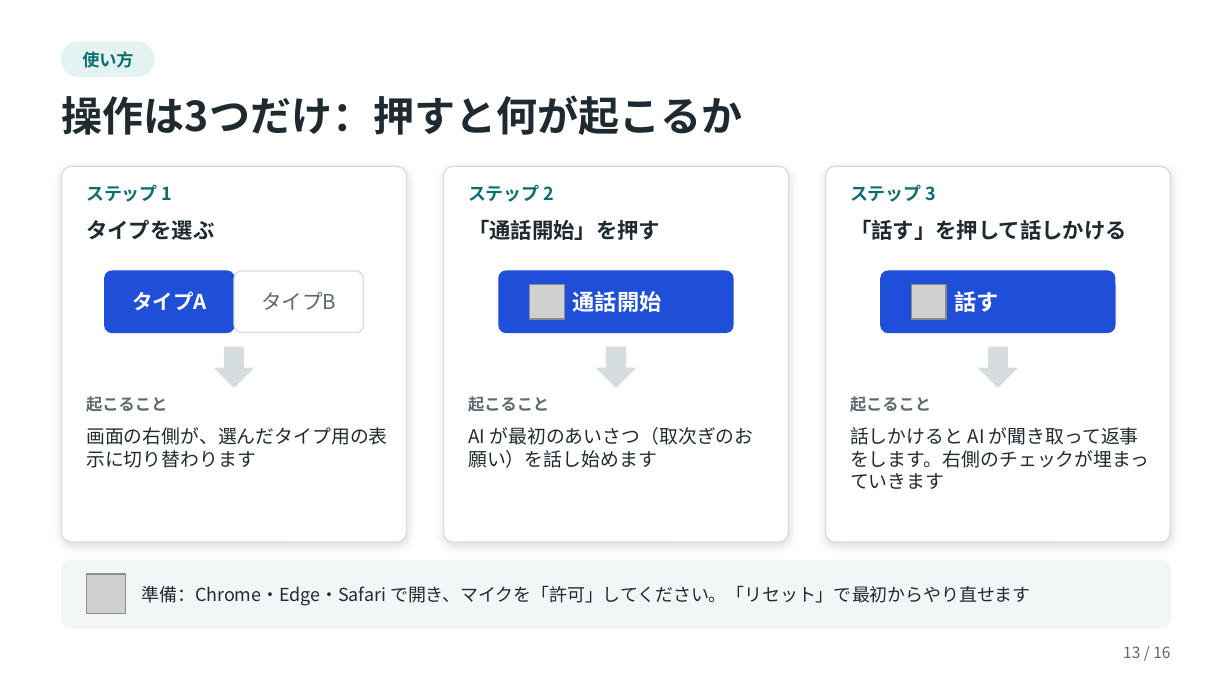
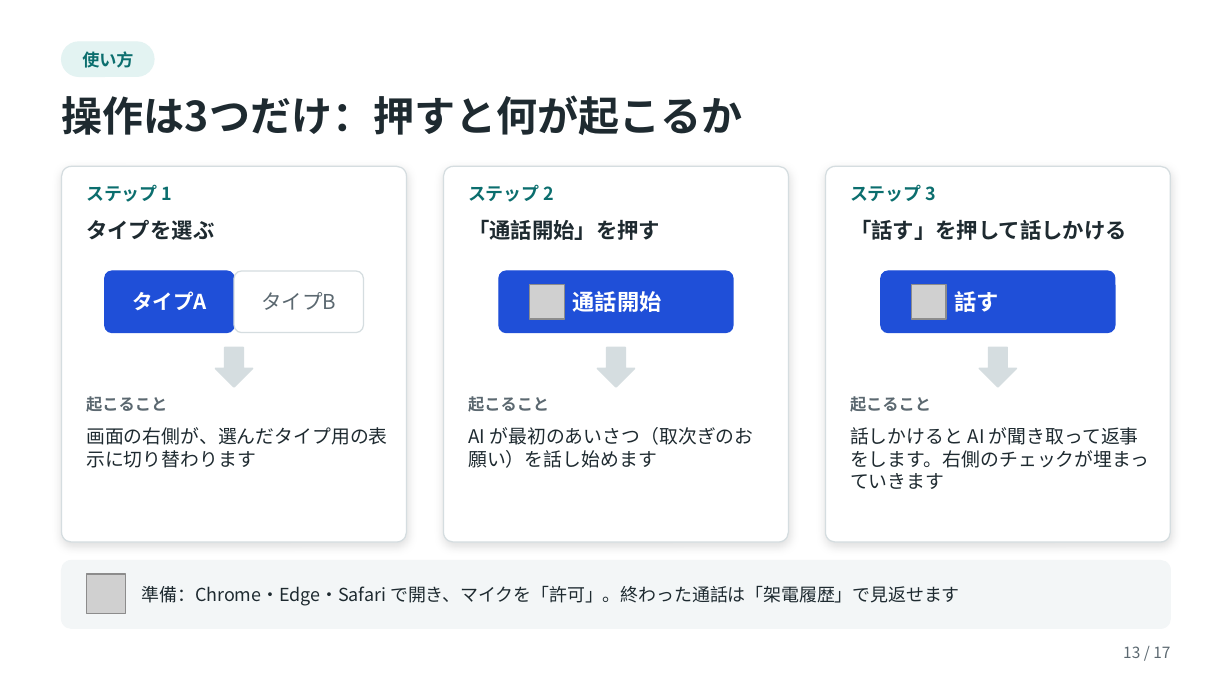
Before and after one commit to mhashimoto-debug/ai-call-agent, a slide deck: slide 13 of docs/AI架電エージェントのしくみ.pptx. Drawn at 1232x693 pixels with LibreOffice and Linux fonts; fonts in the diff are those of the drawing; grey boxes stand for pictures. Boxes give left, top, right and bottom in pixels: in the first picture for what was removed or moved away, otherwise in the second. Text is boxed around its words. In the diff, an @@ line names an element or a change of style, - is before the commit and + after.

```diff
--- a/docs/AI架電エージェントのしくみ.pptx
+++ b/docs/AI架電エージェントのしくみ.pptx
@@ text at box(142, 586, 960, 606): text changed @@
-準備：Chrome・Edge・Safari で開き、マイクを「許可」してください。「リセット」で最初からやり直せます
+準備：Chrome・Edge・Safari で開き、マイクを「許可」。終わった通話は「架電履歴」で見返せます
@@ text at box(1123, 646, 1170, 658): text changed @@
-13 / 16
+13 / 17
```
Also in this commit, not shown: 13 other slides changed, 1 slide added, 8 other files.
